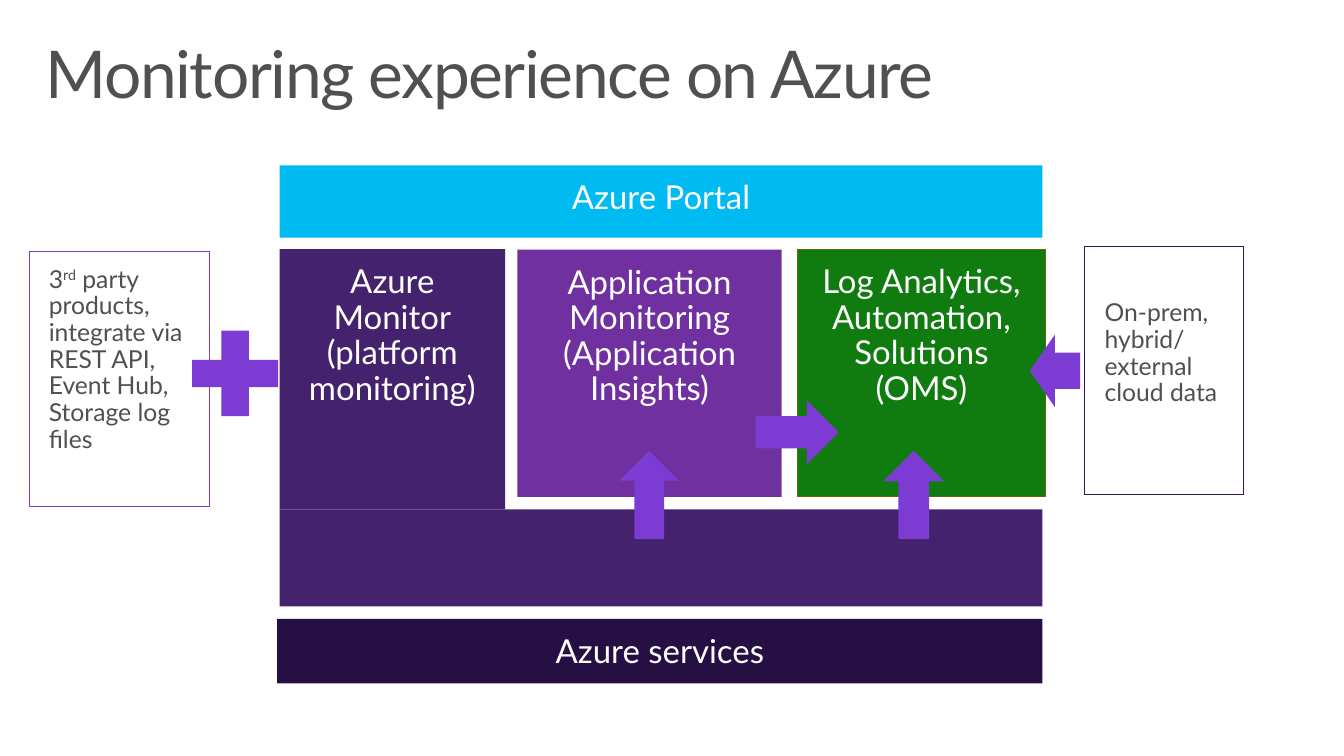
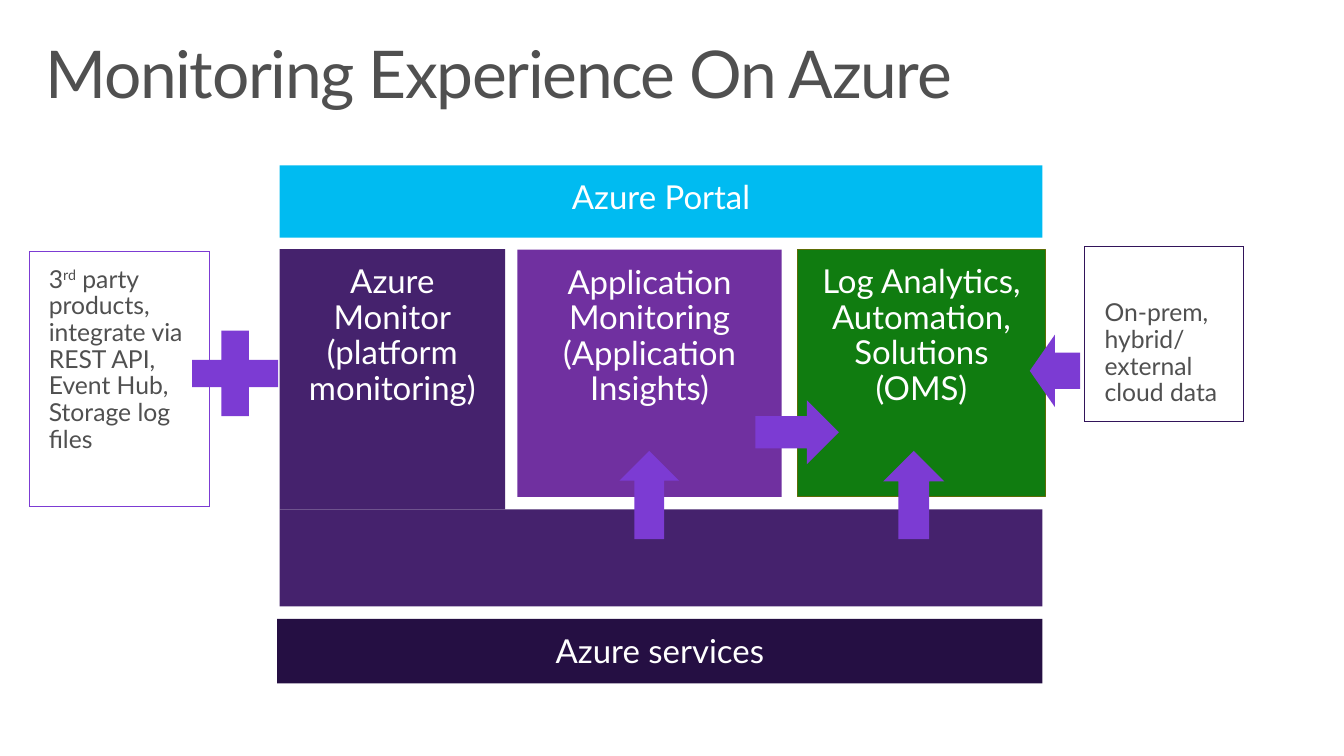
Before and after one commit to wely/DevCamp, a slide deck: slide 7 of Presentation/Module00-Monitoring.pptx. Drawn at 1344x756 pixels with LibreOffice and Linux fonts; fonts in the diff are those of the drawing; background and template pictures are left out. Boxes give left, top, right and bottom in pixels: in the first picture for what was removed or moved away, otherwise in the second. Text is boxed around its words. In the diff, an @@ line names an element or a change of style, - is before the commit and + after.

```diff
--- a/Presentation/Module00-Monitoring.pptx
+++ b/Presentation/Module00-Monitoring.pptx
@@ title at [45,50,952,110]: text changed @@
-Monitoring experience on Azure
+Monitoring Experience On Azure
@@ rectangle "On-prem, hybrid/ external cloud data": place and size @@
-rectangle "On-prem, hybrid/ external cloud data" at [1085,247,1244,495]
+rectangle "On-prem, hybrid/ external cloud data" at [1085,247,1244,422]
```
Also in this commit, not shown: 13 other slides changed, 2 slides added.
